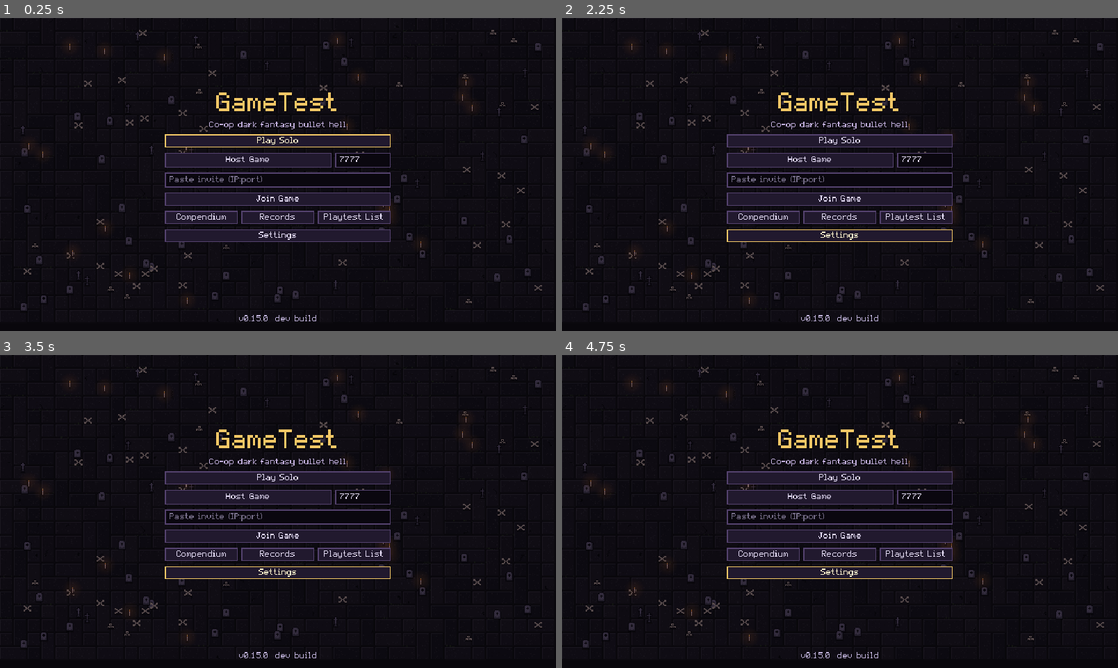
Above: before the commit, frames 1-4 (two rows, left to right).
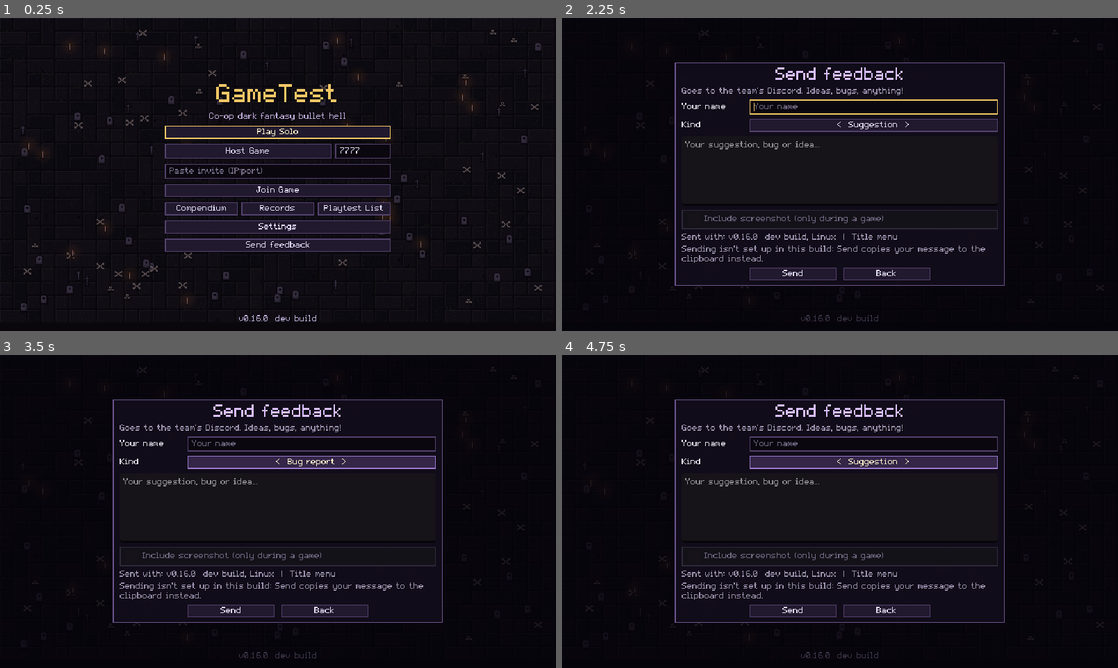
Above: after the commit, the same moments.

Repository: Tristan2828/GameTest
Game: Godot game, scene res://src/main/main.tscn
Two runs of this game, one before a commit and one after it. Both use one fixed random seed, a clock stepped at 60 frames per second and the inputs below.
Inputs (mouse positions are in pixels of both pictures, inside the frame that each line leads up to):
- Up to frame 1 (0.25 s): no input
- Up to frame 2 (2.25 s): click "Settings" at 0.5 s; click "Back" at 1.25 s; click (840, 246) at 2 s, where only the run after the commit has a clickable "Send feedback"
- Up to frame 3 (3.5 s): click (311, 461) at 2.75 s, where only the run after the commit has a clickable "< Suggestion >"
- Up to frame 4 (4.75 s): click (873, 461) at 3.5 s, where only the run after the commit has a clickable "< Bug report >"; click (873, 461) at 4.25 s, where only the run after the commit has a clickable "< Praise >"

The runs differ from the first frame. In frame 1, 12% of the frame differs, in the area x 29-71%, y 21-97%; in frame 2, 9.4%; in frame 3, 9.6%; in frame 4, 9.6%.

Commit message:
In-game feedback screen: posts to Discord with game info and an optional screenshot
- Send feedback on the title menu and pause menu: name (remembered), kind,
  message, include-screenshot checkbox (pause menu hides for the picture)
- Adds version, OS, stage, time, hero, position, session and run settings
- Discord webhook from git-ignored feedback_webhook.txt, stamped into
  build_info.cfg by build.ps1; without it, Send copies to the clipboard
- Version 0.16.0; docs (RELEASING setup step, DESIGN, PLAYTEST 3.0c, CLAUDE)

Co-Authored-By: Claude Opus 5.5 <noreply@anthropic.com>
Claude-Session: https://claude.ai/code/session_018FQUPVBgHcvQaDcZ2WmqYd

Diff:
--- a/project.godot
+++ b/project.godot
@@ -11,7 +11,7 @@
 [application]
 
 config/name="GameTest"
-config/version="0.15.0"
+config/version="0.16.0"
 run/main_scene="res://src/main/main.tscn"
 config/features=PackedStringArray("4.7", "Forward Plus")
 config/icon="res://icon.svg"
--- a/src/arena/arena.gd
+++ b/src/arena/arena.gd
@@ -386,6 +386,24 @@
 		restart_requested.emit()
 
 
+## Game info sent with feedback: where the run is, this player's state, the session.
+func feedback_context() -> String:
+	var lines := PackedStringArray()
+	var clock := "boss fight" if _boss_seen else "%s into the wave" % RunStats.format_time(_elapsed)
+	lines.append("Stage %d/%d: %s, %s (%s), team level %d" % [_run_depth(), _stage_count(), Stages.get_stage(_stage).title,
+		clock, Phase.keys()[_phase].to_lower().replace("_", " "), _team.level])
+	var local := _local_player()
+	if local != null:
+		lines.append("%s (%s) at %s, hearts %d/%d%s, %d upgrades, %d relics, %d weapons" % [local.stats.display_name,
+			local.display_name(), local.world_position().round(), local.health.hearts, local.health.max_hearts,
+			" (downed)" if local.is_downed() else "", local.upgrade_ids.size(), local.relic_ids.size(), local.weapon_levels.size()])
+	var session := "Solo"
+	if Net.is_online():
+		session = "Co-op, %d players, %s" % [_player_nodes().size(), "host" if multiplayer.is_server() else "client, ping %d ms" % Net.ping_ms()]
+	lines.append("%s. %s" % [session, _config.summary()])
+	return "\n".join(lines)
+
+
 ## A text summary for headless smoke tests (see LaunchOptions --run-for).
 func debug_report() -> String:
 	var lines := PackedStringArray()
--- a/src/autoload/settings.gd
+++ b/src/autoload/settings.gd
@@ -14,6 +14,8 @@
 var cursor_style: int = 1
 var cursor_size: int = 1
 var cursor_color: int = 2
+## Name used on the feedback screen (remembered).
+var player_name: String = ""
 
 
 func _enter_tree() -> void:
@@ -40,6 +42,7 @@
 	cursor_style = clampi(config.get_value("cursor", "style", cursor_style), 0, GameCursor.STYLES.size() - 1)
 	cursor_size = clampi(config.get_value("cursor", "size", cursor_size), 0, GameCursor.SIZES.size() - 1)
 	cursor_color = clampi(config.get_value("cursor", "color", cursor_color), 0, GameCursor.COLORS.size() - 1)
+	player_name = str(config.get_value("player", "name", player_name))
 
 
 func save() -> void:
@@ -52,6 +55,7 @@
 	config.set_value("cursor", "style", cursor_style)
 	config.set_value("cursor", "size", cursor_size)
 	config.set_value("cursor", "color", cursor_color)
+	config.set_value("player", "name", player_name)
 	config.save(PATH)
 
 
--- /dev/null
+++ b/src/feedback/feedback_report.gd
@@ -0,0 +1,83 @@
+class_name FeedbackReport
+extends RefCounted
+## Builds what the in-game feedback screen sends to the team's Discord channel:
+## the message text (name, kind, message, game info) and the upload body with an
+## optional screenshot. Pure, so it's unit-testable; FeedbackScreen sends it.
+##
+## The Discord webhook link is NOT in the repo: tools/build.ps1 reads it from
+## the git-ignored file feedback_webhook.txt (or $env:GAMETEST_FEEDBACK_WEBHOOK)
+## and stamps it into build_info.cfg, which goes into the exported game only.
+
+const KINDS: Array[String] = ["Suggestion", "Bug report", "Praise"]
+const KIND_EMOJI: Array[String] = ["💡", "🐞", "❤️"]
+## Discord allows 2000 characters per message; leave room for the header.
+const MAX_MESSAGE: int = 1500
+const MAX_NAME: int = 32
+const BOUNDARY: String = "----GameTestFeedbackBoundary7MA4YWxk"
+
+
+## The webhook baked into this build ("" = sending is off, e.g. a dev build).
+static func webhook_url(config_path: String = "res://build_info.cfg") -> String:
+	var config := ConfigFile.new()
+	if config.load(config_path) != OK:
+		return ""
+	var url := str(config.get_value("feedback", "webhook", "")).strip_edges()
+	return url if is_webhook(url) else ""
+
+
+static func is_webhook(url: String) -> bool:
+	return url.begins_with("https://discord.com/api/webhooks/") or url.begins_with("https://discordapp.com/api/webhooks/")
+
+
+## The Discord message: a header line, the message, then the game info.
+static func message_text(kind: int, player_name: String, message: String, context: String) -> String:
+	var who := player_name.strip_edges().left(MAX_NAME)
+	if who.is_empty():
+		who = "Anonymous"
+	var index := clampi(kind, 0, KINDS.size() - 1)
+	var body := message.strip_edges().left(MAX_MESSAGE)
+	return "%s **%s** from **%s**\n%s\n```\n%s\n```" % [KIND_EMOJI[index], KINDS[index], _plain(who), body, context.strip_edges()]
+
+
+## The JSON part: the message, posted under a fixed name, never pinging anyone.
+static func payload_json(text: String, has_screenshot: bool) -> String:
+	var payload := {"username": "GameTest feedback", "content": text, "allowed_mentions": {"parse": []}}
+	if has_screenshot:
+		payload["attachments"] = [{"id": 0, "filename": "screenshot.png"}]
+	return JSON.stringify(payload)
+
+
+## multipart/form-data body for the webhook: the JSON, plus the PNG if given.
+static func multipart_body(json: String, png: PackedByteArray) -> PackedByteArray:
+	var body := PackedByteArray()
+	body.append_array(("--" + BOUNDARY + "\r\nContent-Disposition: form-data; name=\"payload_json\"\r\n"
+		+ "Content-Type: application/json\r\n\r\n" + json + "\r\n").to_utf8_buffer())
+	if not png.is_empty():
+		body.append_array(("--" + BOUNDARY + "\r\nContent-Disposition: form-data; name=\"files[0]\"; filename=\"screenshot.png\"\r\n"
+			+ "Content-Type: image/png\r\n\r\n").to_utf8_buffer())
+		body.append_array(png)
+		body.append_array("\r\n".to_utf8_buffer())
+	body.append_array(("--" + BOUNDARY + "--\r\n").to_utf8_buffer())
+	return body
+
+
+static func content_type_header() -> String:
+	return "Content-Type: multipart/form-data; boundary=" + BOUNDARY
+
+
+## The screenshot as PNG bytes, scaled up 2x (crisp pixels) so it's readable in Discord.
+static func screenshot_png(image: Image) -> PackedByteArray:
+	if image == null or image.is_empty():
+		return PackedByteArray()
+	var copy := image.duplicate() as Image
+	if copy.get_width() <= 960:
+		copy.resize(copy.get_width() * 2, copy.get_height() * 2, Image.INTERPOLATE_NEAREST)
+	return copy.save_png_to_buffer()
+
+
+## Names can't format the message (no markdown or mentions).
+static func _plain(text: String) -> String:
+	var result := text
+	for symbol: String in ["*", "_", "`", "~", "|", "@", "<", ">"]:
+		result = result.replace(symbol, "")
+	return result
--- /dev/null
+++ b/src/feedback/feedback_screen.gd
@@ -0,0 +1,232 @@
+class_name FeedbackScreen
+extends CanvasLayer
+## "Send feedback": your name, the kind (suggestion / bug / praise), a message,
+## and optionally a screenshot of the game. Sent to the team's Discord channel
+## with game info (version, stage, time, hero...) added automatically.
+## Opened from the title menu and the pause menu. Built in code.
+
+signal closed
+
+## Seconds between two sends (keeps an accidental double-press from posting twice).
+const SEND_COOLDOWN: float = 20.0
+const DIM_COLOR: Color = Color(0.6, 0.57, 0.68)
+const OK_COLOR: Color = Color(0.55, 0.9, 0.45)
+const ERROR_COLOR: Color = Color(0.95, 0.5, 0.45)
+
+var _name_edit: LineEdit
+var _kind_button: Button
+var _message_edit: TextEdit
+var _screenshot_check: CheckBox
+var _thumbnail: TextureRect
+var _context_label: Label
+var _status_label: Label
+var _send_button: Button
+var _back_button: Button
+var _http: HTTPRequest
+var _kind: int = 0
+var _screenshot: Image = null
+var _context: String = ""
+var _sending: bool = false
+var _next_send_at: float = 0.0
+
+
+func _ready() -> void:
+	layer = 50
+	process_mode = Node.PROCESS_MODE_ALWAYS  # Works while solo play is paused.
+	_build()
+	hide()
+
+
+## `screenshot` may be null (title menu); `context` is the game info line(s).
+func open(screenshot: Image, context: String) -> void:
+	_screenshot = screenshot
+	_context = context
+	_name_edit.text = Settings.player_name
+	_screenshot_check.disabled = screenshot == null
+	_screenshot_check.button_pressed = screenshot != null
+	_screenshot_check.text = "Include screenshot" if screenshot != null else "Include screenshot (only during a game)"
+	_thumbnail.texture = ImageTexture.create_from_image(screenshot) if screenshot != null else null
+	_thumbnail.visible = screenshot != null
+	_context_label.text = "Sent with: " + context.replace("\n", "  |  ")
+	if FeedbackReport.webhook_url().is_empty():
+		_set_status("Sending isn't set up in this build: Send copies your message to the clipboard instead.", DIM_COLOR)
+	else:
+		_set_status("", DIM_COLOR)
+	show()
+	(_message_edit if not _name_edit.text.is_empty() else _name_edit).grab_focus()
+
+
+func close() -> void:
+	Settings.player_name = _name_edit.text.strip_edges().left(FeedbackReport.MAX_NAME)
+	Settings.save()
+	hide()
+	closed.emit()
+
+
+func _unhandled_input(event: InputEvent) -> void:
+	if visible and event.is_action_pressed("ui_cancel"):
+		close()
+		get_viewport().set_input_as_handled()
+
+
+func _send() -> void:
+	var message := _message_edit.text.strip_edges()
+	if message.is_empty():
+		_set_status("Write something first.", ERROR_COLOR)
+		_message_edit.grab_focus()
+		return
+	if _sending:
+		return
+	var now := Time.get_ticks_msec() / 1000.0
+	if now < _next_send_at:
+		_set_status("Please wait %d s before sending again." % ceili(_next_send_at - now), ERROR_COLOR)
+		return
+	var text := FeedbackReport.message_text(_kind, _name_edit.text, message, _context)
+	var url := FeedbackReport.webhook_url()
+	if url.is_empty():
+		DisplayServer.clipboard_set(text)
+		_set_status("Copied to the clipboard: paste it in Discord #feedback.", OK_COLOR)
+		return
+	var png := FeedbackReport.screenshot_png(_screenshot) if _screenshot_check.button_pressed else PackedByteArray()
+	var body := FeedbackReport.multipart_body(FeedbackReport.payload_json(text, not png.is_empty()), png)
+	var error := _http.request_raw(url + "?wait=true", [FeedbackReport.content_type_header()], HTTPClient.METHOD_POST, body)
+	if error != OK:
+		_set_status("Couldn't send (error %d). Check your internet connection." % error, ERROR_COLOR)
+		return
+	_sending = true
+	_send_button.disabled = true
+	_set_status("Sending...", DIM_COLOR)
+
+
+func _on_request_completed(result: int, response_code: int, _headers: PackedStringArray, _body: PackedByteArray) -> void:
+	_sending = false
+	_send_button.disabled = false
+	if result == HTTPRequest.RESULT_SUCCESS and response_code >= 200 and response_code < 300:
+		_next_send_at = Time.get_ticks_msec() / 1000.0 + SEND_COOLDOWN
+		_message_edit.text = ""
+		_set_status("Sent! Thanks for the feedback.", OK_COLOR)
+		print("Feedback sent")
+	elif response_code == 429:
+		_set_status("Too many messages right now. Try again in a minute.", ERROR_COLOR)
+	else:
+		_set_status("Couldn't send (result %d, code %d). Try again later." % [result, response_code], ERROR_COLOR)
+		push_warning("Feedback failed: result %d, code %d" % [result, response_code])
+
+
+func _set_status(text: String, color: Color) -> void:
+	_status_label.text = text
+	_status_label.add_theme_color_override("font_color", color)
+
+
+func _cycle_kind(step: int) -> void:
+	_kind = posmod(_kind + step, FeedbackReport.KINDS.size())
+	_kind_button.text = "<  %s  >" % FeedbackReport.KINDS[_kind]
+
+
+func _build() -> void:
+	var dim := ColorRect.new()
+	dim.color = Color(0.02, 0.01, 0.04, 0.7)
+	dim.set_anchors_preset(Control.PRESET_FULL_RECT)
+	add_child(dim)
+	var center := CenterContainer.new()
+	center.set_anchors_preset(Control.PRESET_FULL_RECT)
+	add_child(center)
+	var panel := PanelContainer.new()
+	panel.custom_minimum_size = Vector2(380, 0)
+	center.add_child(panel)
+	var column := VBoxContainer.new()
+	column.add_theme_constant_override("separation", 5)
+	panel.add_child(column)
+
+	var title := _label("Send feedback", 18, Color(0.85, 0.75, 1.0))
+	title.horizontal_alignment = HORIZONTAL_ALIGNMENT_CENTER
+	column.add_child(title)
+	column.add_child(_label("Goes to the team's Discord. Ideas, bugs, anything!", 9, DIM_COLOR))
+
+	_name_edit = LineEdit.new()
+	_name_edit.placeholder_text = "Your name"
+	_name_edit.max_length = FeedbackReport.MAX_NAME
+	_name_edit.custom_minimum_size.x = 200
+	column.add_child(_row("Your name", _name_edit))
+
+	_kind_button = Button.new()
+	_kind_button.pressed.connect(_cycle_kind.bind(1))
+	_kind_button.gui_input.connect(func(event: InputEvent) -> void:
+		if event.is_action_pressed("ui_left") or event.is_action_pressed("ui_right"):
+			_cycle_kind(-1 if event.is_action_pressed("ui_left") else 1)
+			_kind_button.accept_event())
+	column.add_child(_row("Kind", _kind_button))
+	_cycle_kind(0)
+
+	_message_edit = TextEdit.new()
+	_message_edit.placeholder_text = "Your suggestion, bug or idea..."
+	_message_edit.wrap_mode = TextEdit.LINE_WRAPPING_BOUNDARY
+	_message_edit.custom_minimum_size = Vector2(360, 80)
+	_message_edit.text_changed.connect(func() -> void:
+		if _message_edit.text.length() > FeedbackReport.MAX_MESSAGE:
+			_message_edit.text = _message_edit.text.left(FeedbackReport.MAX_MESSAGE)
+			_message_edit.set_caret_column(_message_edit.get_line(_message_edit.get_caret_line()).length()))
+	column.add_child(_message_edit)
+
+	var shot_row := HBoxContainer.new()
+	shot_row.add_theme_constant_override("separation", 8)
+	_screenshot_check = CheckBox.new()
+	_screenshot_check.size_flags_horizontal = Control.SIZE_EXPAND_FILL
+	_screenshot_check.size_flags_vertical = Control.SIZE_SHRINK_CENTER
+	shot_row.add_child(_screenshot_check)
+	_thumbnail = TextureRect.new()
+	_thumbnail.custom_minimum_size = Vector2(96, 54)
+	_thumbnail.expand_mode = TextureRect.EXPAND_IGNORE_SIZE
+	_thumbnail.stretch_mode = TextureRect.STRETCH_KEEP_ASPECT_CENTERED
+	_thumbnail.texture_filter = CanvasItem.TEXTURE_FILTER_LINEAR
+	shot_row.add_child(_thumbnail)
+	_screenshot_check.toggled.connect(func(on: bool) -> void: _thumbnail.modulate.a = 1.0 if on else 0.3)
+	column.add_child(shot_row)
+
+	_context_label = _label("", 9, DIM_COLOR)
+	_context_label.autowrap_mode = TextServer.AUTOWRAP_WORD_SMART
+	_context_label.custom_minimum_size.x = 360
+	column.add_child(_context_label)
+	_status_label = _label("", 9, DIM_COLOR)
+	_status_label.autowrap_mode = TextServer.AUTOWRAP_WORD_SMART
+	_status_label.custom_minimum_size.x = 360
+	column.add_child(_status_label)
+
+	var buttons := HBoxContainer.new()
+	buttons.alignment = BoxContainer.ALIGNMENT_CENTER
+	buttons.add_theme_constant_override("separation", 8)
+	_send_button = Button.new()
+	_send_button.text = "Send"
+	_send_button.custom_minimum_size.x = 100
+	_send_button.pressed.connect(_send)
+	buttons.add_child(_send_button)
+	_back_button = Button.new()
+	_back_button.text = "Back"
+	_back_button.custom_minimum_size.x = 100
+	_back_button.pressed.connect(close)
+	buttons.add_child(_back_button)
+	column.add_child(buttons)
+
+	_http = HTTPRequest.new()
+	_http.timeout = 20.0
+	_http.request_completed.connect(_on_request_completed)
+	add_child(_http)
+
+
+func _row(title: String, control: Control) -> HBoxContainer:
+	var row := HBoxContainer.new()
+	row.add_theme_constant_override("separation", 8)
+	var name_label := _label(title, 9, Color(0.9, 0.88, 0.95))
+	name_label.custom_minimum_size.x = 70
+	row.add_child(name_label)
+	control.size_flags_horizontal = Control.SIZE_EXPAND_FILL
+	row.add_child(control)
+	return row
+
+
+func _label(text: String, font_size: int, color: Color) -> Label:
+	var label := Label.new()
+	label.text = text
+	label.add_theme_font_size_override("font_size", font_size)
+	label.add_theme_color_override("font_color", color)
+	return label
--- a/src/main/main.gd
+++ b/src/main/main.gd
@@ -11,6 +11,7 @@
 @onready var _level: Node = $Level
 @onready var _menu: MainMenu = $MainMenu
 @onready var _pause_menu: PauseMenu = $PauseMenu
+var _feedback: FeedbackScreen = null
 
 
 func _ready() -> void:
@@ -21,6 +22,15 @@
 	multiplayer.connection_failed.connect(_on_connection_failed)
 	multiplayer.server_disconnected.connect(_on_server_disconnected)
 	_pause_menu.leave_requested.connect(_leave_game.bind("You left the game."))
+	_feedback = FeedbackScreen.new()
+	add_child(_feedback)
+	_menu.feedback_requested.connect(func() -> void: _feedback.open(null, _feedback_context()))
+	_pause_menu.feedback_requested.connect(_open_feedback_from_pause)
+	_feedback.closed.connect(func() -> void:
+		if _menu.visible:
+			_menu.show_panel_after_feedback()
+		elif _level.get_child_count() > 0:
+			_pause_menu.show_after_feedback())
 	_menu.show_menu()
 	Music.play(&"menu")
 	# Every button anywhere clicks softly when pressed (menus, cards, shop).
@@ -31,9 +41,29 @@
 	_apply_launch_options()
 
 
+## From the pause menu: hide it for a moment so the screenshot shows the game.
+func _open_feedback_from_pause() -> void:
+	_pause_menu.hide()
+	await RenderingServer.frame_post_draw
+	await RenderingServer.frame_post_draw
+	var image := get_tree().root.get_texture().get_image()
+	_feedback.open(image, _feedback_context())
+
+
+## Version, OS and where the player is (title menu, lobby, or the arena's details).
+func _feedback_context() -> String:
+	var where := "Title menu"
+	var arena := _level.get_node_or_null("Arena") as Arena
+	if arena != null:
+		where = arena.feedback_context()
+	elif _level.get_node_or_null("Lobby") != null:
+		where = "In the lobby (%s)" % ("host" if multiplayer.is_server() else "client")
+	return "%s, %s\n%s" % [BuildInfo.describe(), OS.get_name(), where]
+
+
 func _unhandled_input(event: InputEvent) -> void:
 	if event.is_action_pressed("pause") and not _menu.visible and not _pause_menu.visible \
-			and _level.get_child_count() > 0:
+			and not _feedback.visible and _level.get_child_count() > 0:
 		_pause_menu.open()
 		get_viewport().set_input_as_handled()
 
@@ -81,6 +111,10 @@
 	await get_tree().create_timer(0.2).timeout
 	await save_screenshot(get_tree(), "settings.png")
 	_menu.show_menu()
+	_feedback.open(null, _feedback_context())
+	await get_tree().create_timer(0.2).timeout
+	await save_screenshot(get_tree(), "feedback_title.png")
+	_feedback.close()
 
 
 func _apply_character_flag() -> void:
@@ -103,7 +137,15 @@
 	while is_inside_tree():
 		await get_tree().create_timer(10.0).timeout
 		index += 1
-		save_screenshot(get_tree(), "gameplay_%02d.png" % index)
+		await save_screenshot(get_tree(), "gameplay_%02d.png" % index)
+		if index == 2 and _level.get_node_or_null("Arena") != null:
+			# The feedback screen as opened from the pause menu, once.
+			_pause_menu.open()
+			await _open_feedback_from_pause()
+			await get_tree().create_timer(0.3).timeout
+			await save_screenshot(get_tree(), "feedback_ingame.png")
+			_feedback.close()
+			_pause_menu.close()
 
 
 func _start_solo() -> void:
--- a/src/ui/main_menu.gd
+++ b/src/ui/main_menu.gd
@@ -10,6 +10,7 @@
 signal solo_requested
 signal host_requested(port: int)
 signal join_requested(address: String, port: int)
+signal feedback_requested
 
 @onready var _solo_button: Button = %SoloButton
 @onready var _host_button: Button = %HostButton
@@ -23,6 +24,7 @@
 @onready var _compendium_button: Button = %CompendiumButton
 @onready var _checklist_button: Button = %ChecklistButton
 @onready var _records_button: Button = %RecordsButton
+@onready var _feedback_button: Button = %FeedbackButton
 @onready var _panel: Control = $Center/Panel
 @onready var _backdrop: TextureRect = %Backdrop
 var compendium: Compendium = null
@@ -45,6 +47,9 @@
 	_host_button.pressed.connect(func() -> void: host_requested.emit(_port()))
 	_join_button.pressed.connect(_on_join_pressed)
 	_settings_button.pressed.connect(open_settings)
+	_feedback_button.pressed.connect(func() -> void:
+		_panel.hide()
+		feedback_requested.emit())
 	_settings.closed.connect(func() -> void:
 		_panel.show()
 		_settings_button.grab_focus())
@@ -122,6 +127,12 @@
 	_solo_button.grab_focus()
 
 
+## Back from the feedback screen.
+func show_panel_after_feedback() -> void:
+	_panel.show()
+	_feedback_button.grab_focus()
+
+
 func open_settings() -> void:
 	_panel.hide()
 	_settings.open()
--- a/src/ui/main_menu.tscn
+++ b/src/ui/main_menu.tscn
@@ -107,6 +107,11 @@
 layout_mode = 2
 text = "Settings"
 
+[node name="FeedbackButton" type="Button" parent="Center/Panel"]
+unique_name_in_owner = true
+layout_mode = 2
+text = "Send feedback"
+
 [node name="UpdateRow" type="HBoxContainer" parent="Center/Panel"]
 unique_name_in_owner = true
 visible = false
--- a/src/ui/pause_menu.gd
+++ b/src/ui/pause_menu.gd
@@ -4,6 +4,8 @@
 ## keeps running for everyone else, so only your own controls are blocked.
 
 signal leave_requested
+## "Send feedback" was pressed (Main hides this menu, takes a screenshot, opens the screen).
+signal feedback_requested
 
 @onready var _resume_button: Button = %ResumeButton
 @onready var _leave_button: Button = %LeaveButton
@@ -11,6 +13,7 @@
 @onready var _settings_button: Button = %SettingsButton
 @onready var _box: Control = $Center/Box
 @onready var _settings: SettingsPanel = %Settings
+@onready var _feedback_button: Button = %FeedbackButton
 
 
 func _ready() -> void:
@@ -24,6 +27,7 @@
 	_settings.closed.connect(func() -> void:
 		_box.show()
 		_settings_button.grab_focus())
+	_feedback_button.pressed.connect(func() -> void: feedback_requested.emit())
 	_leave_button.pressed.connect(func() -> void:
 		close()
 		leave_requested.emit())
@@ -42,6 +46,12 @@
 	_resume_button.grab_focus()
 
 
+## Back from the feedback screen (still paused / input still blocked).
+func show_after_feedback() -> void:
+	show()
+	_feedback_button.grab_focus()
+
+
 func close() -> void:
 	hide()
 	LocalInput.blocked = false
--- a/src/ui/pause_menu.tscn
+++ b/src/ui/pause_menu.tscn
@@ -44,6 +44,11 @@
 layout_mode = 2
 text = "Settings"
 
+[node name="FeedbackButton" type="Button" parent="Center/Box"]
+unique_name_in_owner = true
+layout_mode = 2
+text = "Send feedback"
+
 [node name="LeaveButton" type="Button" parent="Center/Box"]
 unique_name_in_owner = true
 layout_mode = 2
--- /dev/null
+++ b/tests/unit/test_feedback.gd
@@ -0,0 +1,78 @@
+extends GutTest
+## In-game feedback: the message, the Discord upload body and the webhook stamp.
+## Nothing here sends anything.
+
+const TEST_CONFIG: String = "user://test_feedback_build_info.cfg"
+
+
+func after_all() -> void:
+	DirAccess.remove_absolute(ProjectSettings.globalize_path(TEST_CONFIG))
+
+
+func test_message_has_kind_name_text_and_game_info() -> void:
+	var text := FeedbackReport.message_text(0, "Jake", "More bosses please", "v0.16.0\nStage 2/3: The Bone Marsh")
+	assert_string_contains(text, "Suggestion")
+	assert_string_contains(text, "Jake")
+	assert_string_contains(text, "More bosses please")
+	assert_string_contains(text, "Stage 2/3: The Bone Marsh")
+	assert_lt(text.length(), 2000, "fits in one Discord message")
+
+
+func test_names_cant_ping_or_format_and_long_text_is_cut() -> void:
+	var text := FeedbackReport.message_text(1, "@everyone **boss**", "x".repeat(5000), "info")
+	assert_false(text.contains("@everyone"))
+	assert_string_contains(text, "everyone boss")
+	assert_lt(text.length(), 2000)
+	assert_string_contains(FeedbackReport.message_text(2, "  ", "hi", ""), "Anonymous")
+
+
+func test_payload_never_mentions_anyone_and_lists_the_screenshot() -> void:
+	var payload: Dictionary = JSON.parse_string(FeedbackReport.payload_json("hello", true))
+	assert_eq(payload["content"], "hello")
+	assert_eq(payload["allowed_mentions"]["parse"], [])
+	assert_eq(payload["attachments"][0]["filename"], "screenshot.png")
+	var without: Dictionary = JSON.parse_string(FeedbackReport.payload_json("hello", false))
+	assert_false(without.has("attachments"))
+
+
+func test_upload_body_holds_the_json_and_the_png() -> void:
+	var image := Image.create(4, 4, false, Image.FORMAT_RGBA8)
+	var png := FeedbackReport.screenshot_png(image)
+	var body := FeedbackReport.multipart_body("{\"content\":\"hi\"}", png)
+	var text := body.get_string_from_ascii()
+	assert_string_contains(text, "name=\"payload_json\"")
+	assert_string_contains(text, "{\"content\":\"hi\"}")
+	assert_string_contains(text, "filename=\"screenshot.png\"")
+	var closing := ("--" + FeedbackReport.BOUNDARY + "--\r\n").to_utf8_buffer()
+	assert_eq(body.slice(body.size() - closing.size()), closing, "ends with the closing boundary")
+	assert_gt(body.size(), png.size())
+	assert_eq(Image.new().load_png_from_buffer(png), OK)
+
+
+func test_screenshot_is_scaled_up_for_readability() -> void:
+	var image := Image.create(640, 360, false, Image.FORMAT_RGBA8)
+	var copy := Image.new()
+	copy.load_png_from_buffer(FeedbackReport.screenshot_png(image))
+	assert_eq(copy.get_size(), Vector2i(1280, 720))
+	assert_true(FeedbackReport.screenshot_png(null).is_empty())
+
+
+func test_webhook_comes_only_from_the_build_stamp_and_must_be_discord() -> void:
+	var config := ConfigFile.new()
+	config.set_value("feedback", "webhook", "https://discord.com/api/webhooks/123/abc")
+	config.save(TEST_CONFIG)
+	assert_eq(FeedbackReport.webhook_url(TEST_CONFIG), "https://discord.com/api/webhooks/123/abc")
+	config.set_value("feedback", "webhook", "https://example.com/steal")
+	config.save(TEST_CONFIG)
+	assert_eq(FeedbackReport.webhook_url(TEST_CONFIG), "", "only Discord webhooks")
+	assert_eq(FeedbackReport.webhook_url("user://does_not_exist.cfg"), "")
+
+
+func test_screen_needs_a_message_before_sending() -> void:
+	var screen := FeedbackScreen.new()
+	add_child_autofree(screen)
+	screen.open(null, "Title menu")
+	assert_true(screen._screenshot_check.disabled, "no screenshot on the title menu")
+	screen._send()
+	assert_eq(screen._status_label.text, "Write something first.")
+	assert_false(screen._sending)
Not shown, added: src/feedback/feedback_report.gd.uid
Not shown, added: src/feedback/feedback_screen.gd.uid
Not shown, added: tests/unit/test_feedback.gd.uid
Not shown, changed: CLAUDE.md
Not shown, changed: DESIGN.md
Not shown, changed: docs/PLAYTEST.md
Not shown, changed: docs/RELEASING.md
Not shown, changed: tools/build.ps1
